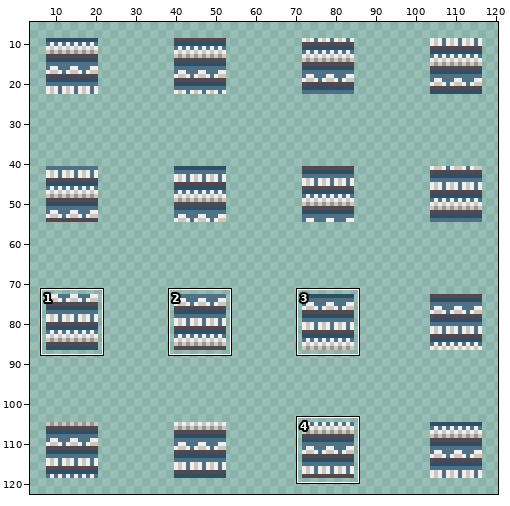
A sprite sheet gets an edit: Resources/Textures/Structures/Machines/VendingMachines/chefvend.rsi/eject-unshaded.png. Above: a wide view before the commit, with the close-up outlined.
Close-up. Old version:
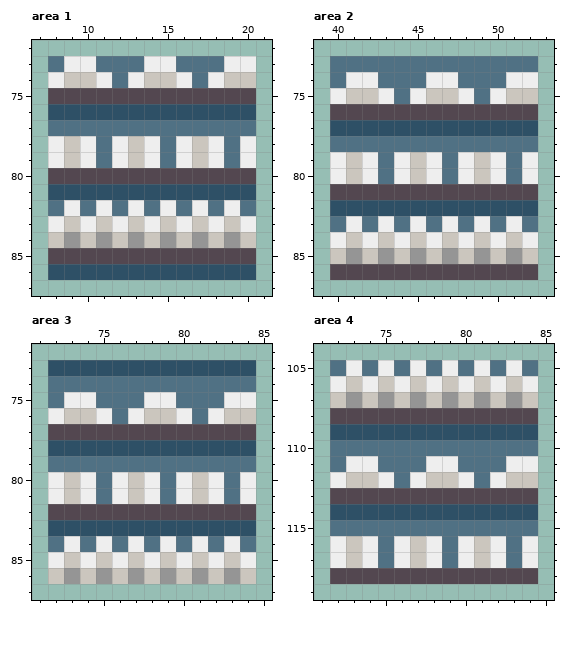
The file is 128x128 pixels. Colours within 5 levels of each other are drawn and written as one. Shown: area 1: x 7..21, y 72..87; area 2: x 39..53, y 72..87; area 3: x 71..85, y 72..87; area 4: x 71..85, y 104..119. The wide view leaves out empty margins. The commit also changed other parts of the picture, which this record leaves out.
New version:
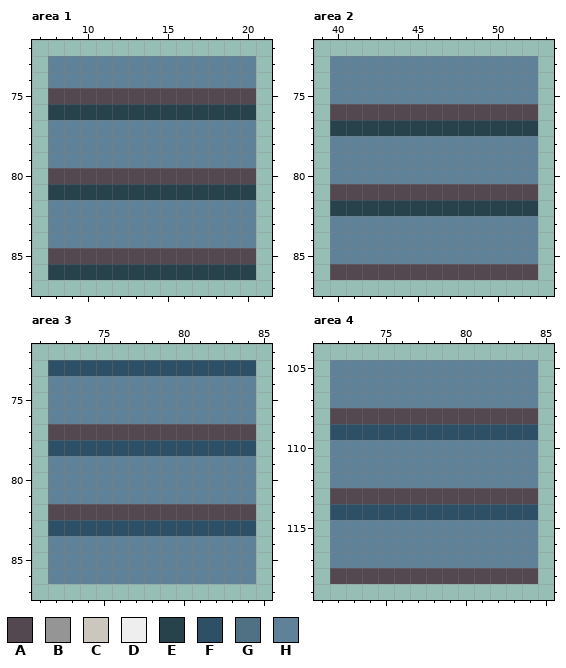
Palette (. is transparent): A #534750  B #959595  C #cbc6be  D #eeeeee  E #28424b  F #2e5066  G #507184  H #608298
Change:
Changed rows in their new state; - is an unchanged pixel.
Area 1:
first column x 8:
73 HHHHHHHHHHHHH
74 HHHHHHHHHHHHH
76 EEEEEEEEEEEEE
77 HHHHHHHHHHHHH
78 HHHHHHHHHHHHH
79 HHHHHHHHHHHHH
81 EEEEEEEEEEEEE
82 HHHHHHHHHHHHH
83 HHHHHHHHHHHHH
84 HHHHHHHHHHHHH
86 EEEEEEEEEEEEE
Area 2:
first column x 40:
73 HHHHHHHHHHHHH
74 HHHHHHHHHHHHH
75 HHHHHHHHHHHHH
77 EEEEEEEEEEEEE
78 HHHHHHHHHHHHH
79 HHHHHHHHHHHHH
80 HHHHHHHHHHHHH
82 EEEEEEEEEEEEE
83 HHHHHHHHHHHHH
84 HHHHHHHHHHHHH
85 HHHHHHHHHHHHH
Area 3:
first column x 72:
74 HHHHHHHHHHHHH
75 HHHHHHHHHHHHH
76 HHHHHHHHHHHHH
79 HHHHHHHHHHHHH
80 HHHHHHHHHHHHH
81 HHHHHHHHHHHHH
84 HHHHHHHHHHHHH
85 HHHHHHHHHHHHH
86 HHHHHHHHHHHHH
Area 4:
first column x 72:
105 HHHHHHHHHHHHH
106 HHHHHHHHHHHHH
107 HHHHHHHHHHHHH
110 HHHHHHHHHHHHH
111 HHHHHHHHHHHHH
112 HHHHHHHHHHHHH
115 HHHHHHHHHHHHH
116 HHHHHHHHHHHHH
117 HHHHHHHHHHHHH
Where, in picture pixels (left, top, right, bottom), the same in both close-ups:
changed: (48, 56, 256, 280)
changed: (330, 56, 538, 264)
changed: (48, 376, 256, 584)
changed: (330, 360, 538, 568)
